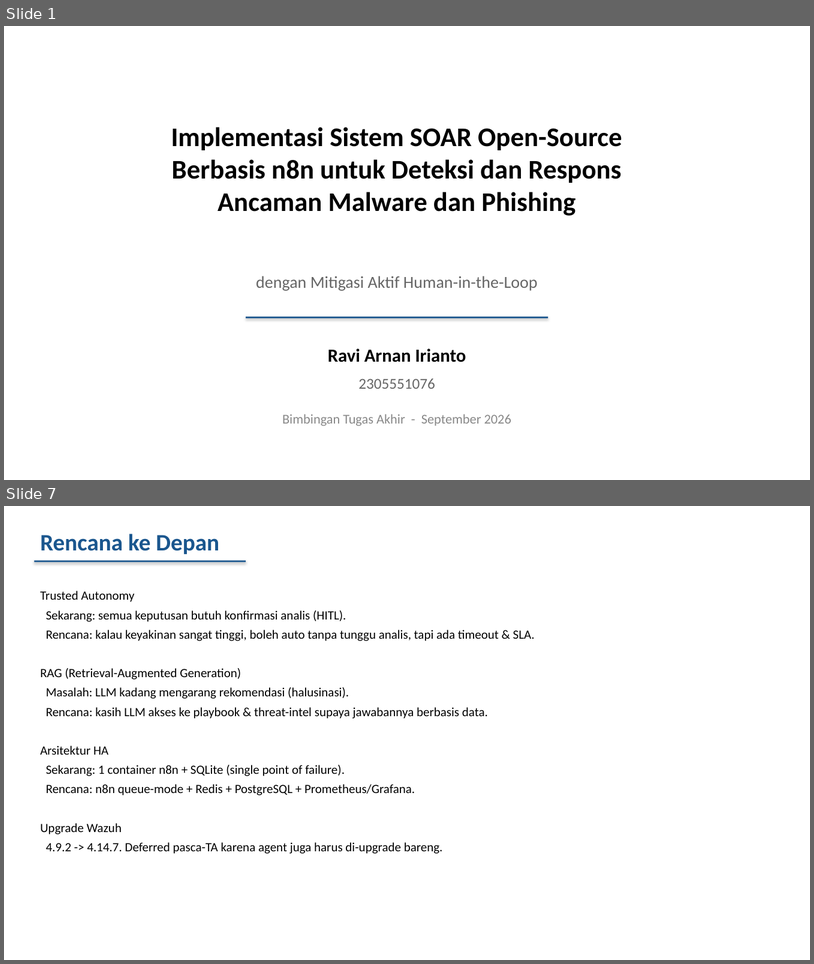
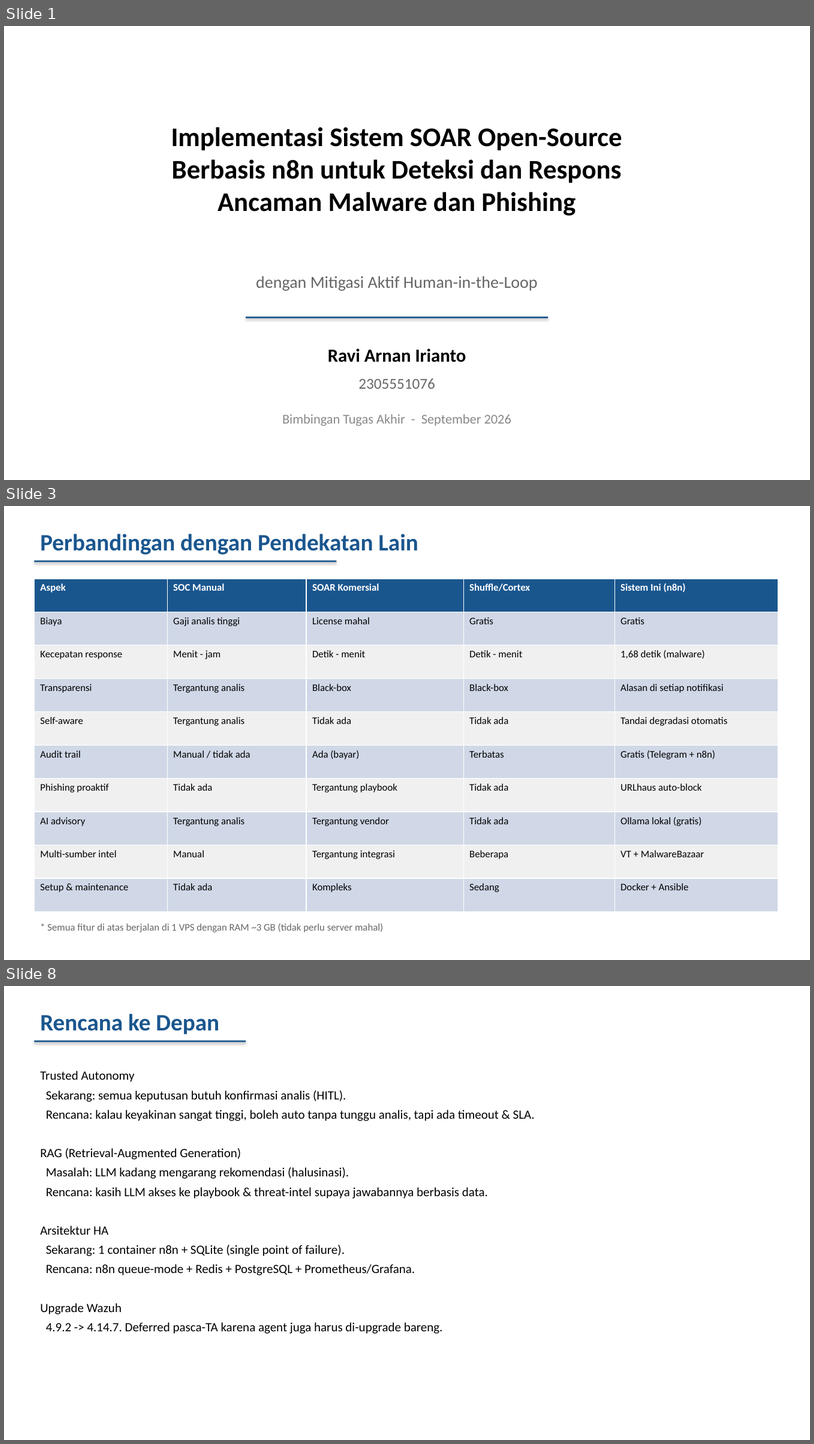
Before and after one commit to ravi-arnan/soar-project, a slide deck: docs/BIMBINGAN-TA-SOAR.pptx. Shown one above the other, each under a label of ours: slides 1 and 7 before the commit, slides 1, 3 and 8 after it; the slides between them are not shown. The pictures are 814x964 and 814x1444 pixels, drawn with LibreOffice and Linux fonts; fonts in the diff are those of the drawing. Boxes give left, top, right and bottom in pixels: in the first picture for what was removed or moved away, otherwise in the second. Text is boxed around its words. In the diff, an @@ line names an element or a change of style, - is before the commit and + after.

Commit message:
docs: PPT v5 — tambah tabel perbandingan + roadmap
Slide baru:
- Slide 2: Latar belakang (masalah SOC + yang ditawarkan)
- Slide 3: Tabel perbandingan (SOC Manual vs SOAR Komersial vs Shuffle vs Sistem Ini)
- Slide 7: Tabel roadmap (18 item, status + tanggal)

Total 9 slides:
1. Cover
2. Latar Belakang
3. Perbandingan (apa yang unggul)
4. Arsitektur (diagram)
5. Alur Keputusan
6. Hasil Pengukuran
7. Roadmap Pengerjaan
8. Rencana ke Depan
9. Penutup

```diff
--- a/docs/BIMBINGAN-TA-SOAR.pptx
+++ b/docs/BIMBINGAN-TA-SOAR.pptx
@@ slide 3 added at (4,506,810,960), background #FFFFFF @@
@@ text added at (40,534,418,555), 28 pt, text #1A568E, bold @@
+Perbandingan dengan Pendekatan Lain
@@ rectangle added at (34,561,337,562), fill #1A568E @@
@@ table added at (34,579,779,912), 10 rows, 5 columns @@
+Aspek | SOC Manual | SOAR Komersial | Shuffle/Cortex | Sistem Ini (n8n)
+Biaya | Gaji analis tinggi | License mahal | Gratis | Gratis
+Kecepatan response | Menit - jam | Detik - menit | Detik - menit | 1,68 detik (malware)
+Transparensi | Tergantung analis | Black-box | Black-box | Alasan di setiap notifikasi
+Self-aware | Tergantung analis | Tidak ada | Tidak ada | Tandai degradasi otomatis
+Audit trail | Manual / tidak ada | Ada (bayar) | Terbatas | Gratis (Telegram + n8n)
+Phishing proaktif | Tidak ada | Tergantung playbook | Tidak ada | URLhaus auto-block
+AI advisory | Tergantung analis | Tergantung vendor | Tidak ada | Ollama lokal (gratis)
+Multi-sumber intel | Manual | Tergantung integrasi | Beberapa | VT + MalwareBazaar
+Setup & maintenance | Tidak ada | Kompleks | Sedang | Docker + Ansible
@@ text added at (47,923,383,932), 12 pt, text #666666 @@
+* Semua fitur di atas berjalan di 1 VPS dengan RAM ~3 GB (tidak perlu server mahal)
@@ what was slide 7 is now slide 8 @@
```
Also in this commit, not shown: 3 slides changed, 2 other slides added, 2 slides removed, 1 other file.
